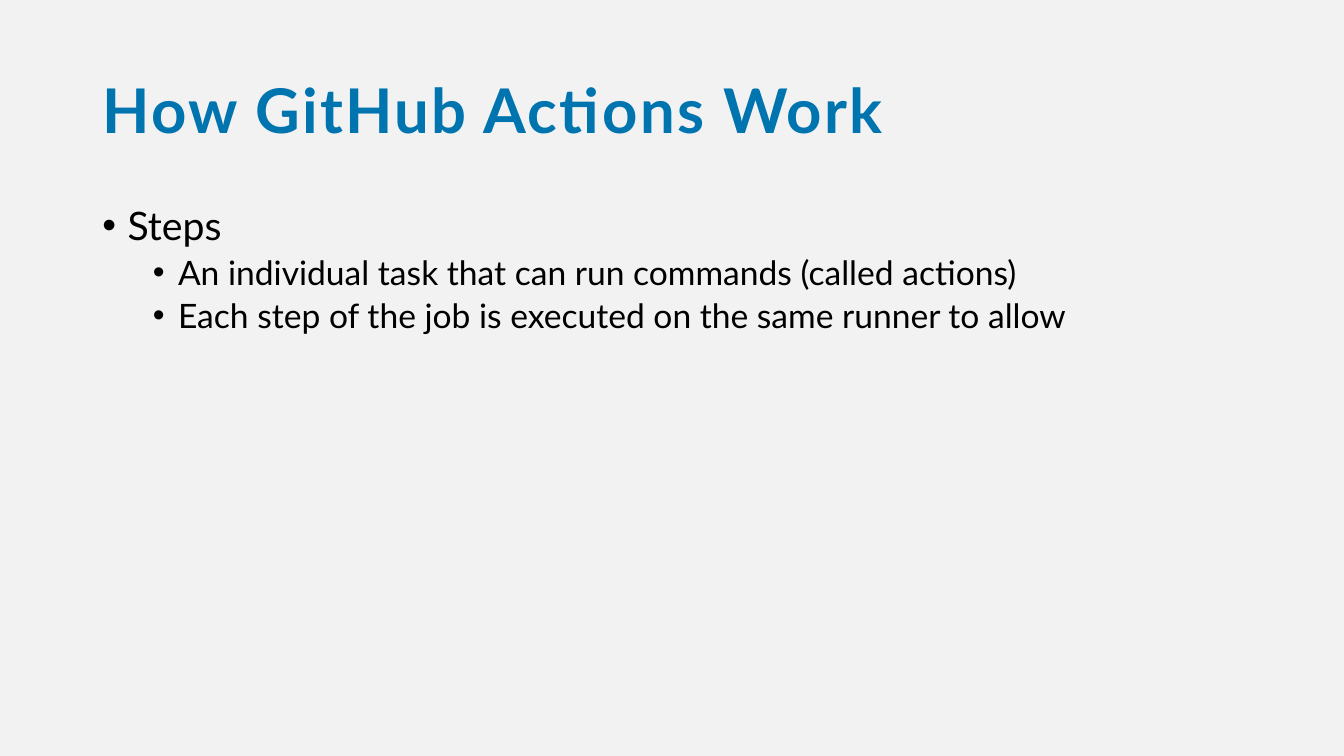
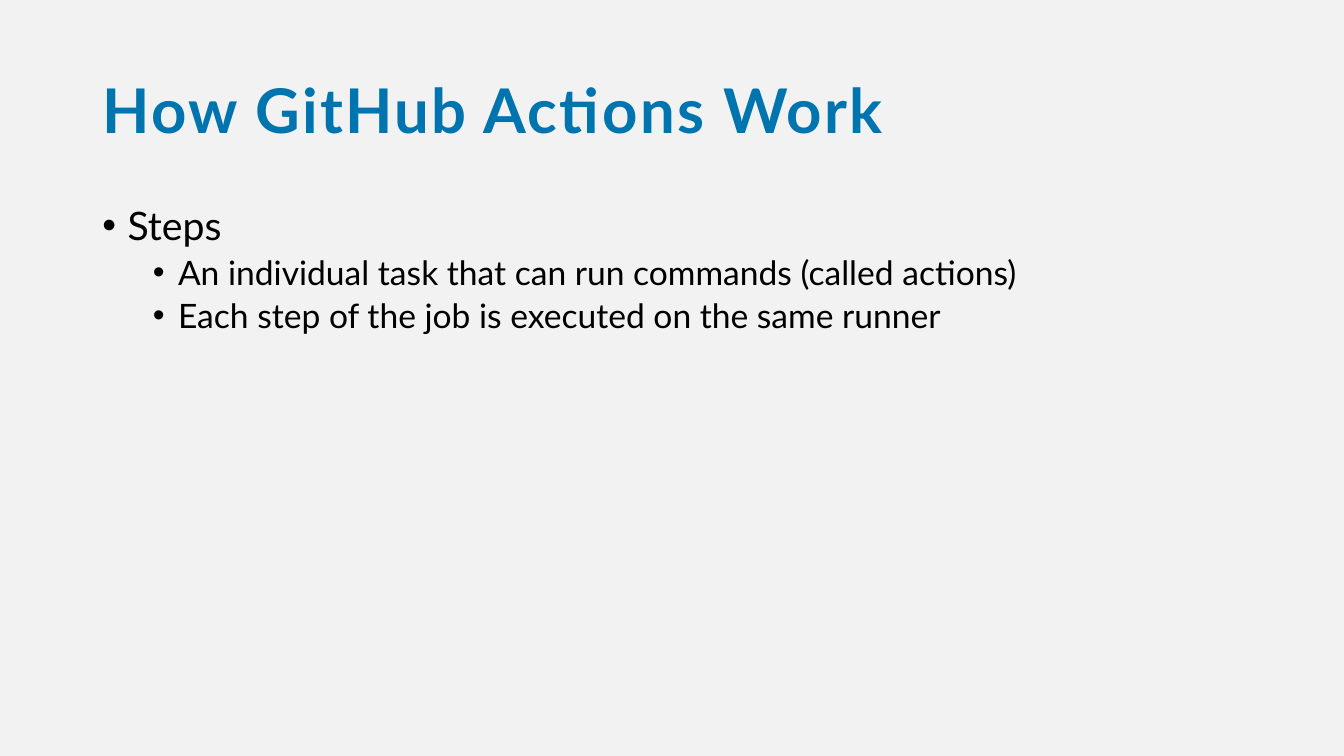
Before and after one commit to bjablonsky/GitHubActions-PCC2021, a slide deck: slide 10 of slides/GithubActions-WorkflowsInYourRepo.pptx. Drawn at 1344x756 pixels with LibreOffice and Linux fonts; fonts in the diff are those of the drawing. Boxes give left, top, right and bottom in pixels: in the first picture for what was removed or moved away, otherwise in the second. Text is boxed around its words. In the diff, an @@ line names an element or a change of style, - is before the commit and + after.

Commit message:
Fixed code changes in slides

```diff
--- a/slides/GithubActions-WorkflowsInYourRepo.pptx
+++ b/slides/GithubActions-WorkflowsInYourRepo.pptx
@@ text at (x1=178, y1=303, x2=940, y2=334): text changed @@
-  • Each step of the job is executed on the same runner to allow
+  • Each step of the job is executed on the same runner
```
Also in this commit, not shown: 4 other slides changed.
